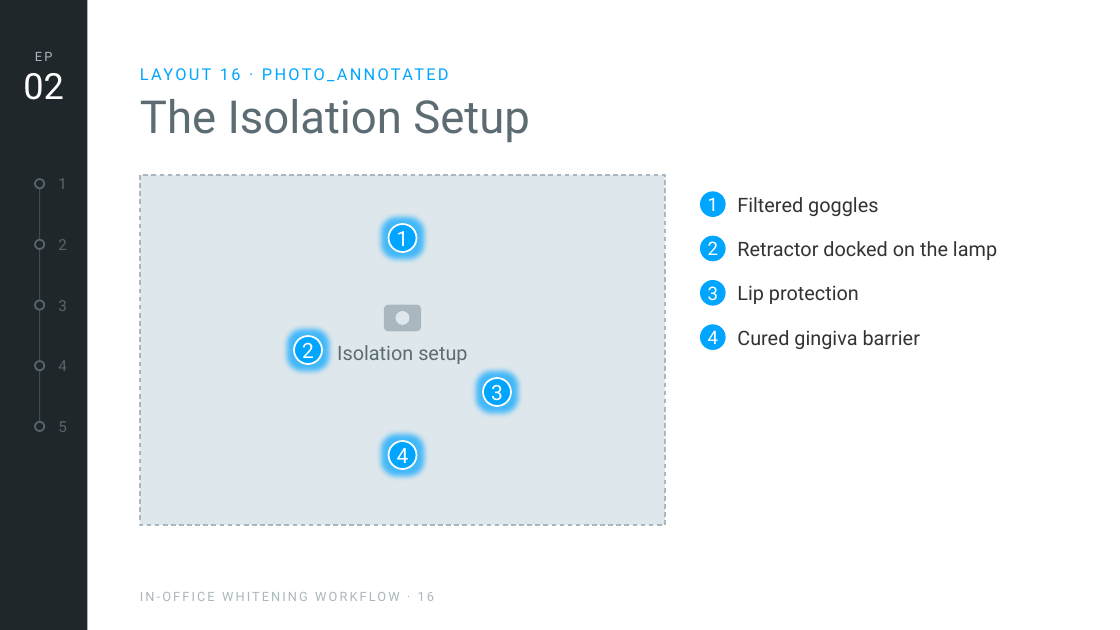
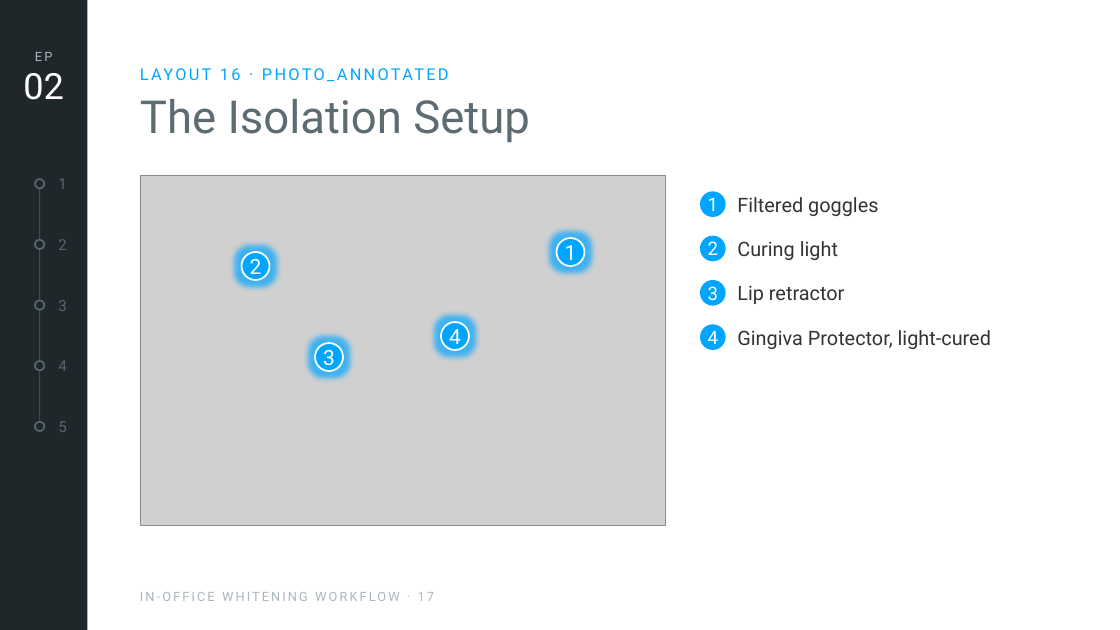
Before and after one commit to grafitecture/flaeshcampus, a slide deck: slide 17 of skill/flaesh-campus/assets/template/flaesh-campus-template.pptx (slide 16 before the commit). Drawn at 1120x630 pixels with LibreOffice and Linux fonts; fonts in the diff are those of the drawing; grey boxes stand for pictures; background and template pictures are left out. Boxes give left, top, right and bottom in pixels: in the first picture for what was removed or moved away, otherwise in the second. Text is boxed around its words. In the diff, an @@ line names an element or a change of style, - is before the commit and + after.

```diff
--- a/skill/flaesh-campus/assets/template/flaesh-campus-template.pptx
+++ b/skill/flaesh-campus/assets/template/flaesh-campus-template.pptx
@@ rectangle removed at (140,175,665,525) @@
@@ picture added at (140,175,665,525) @@
@@ ellipse "1": place and size @@
-ellipse "1" at (388,224,416,252)
+ellipse "1" at (556,238,584,266)
@@ ellipse "2": place and size @@
-ellipse "2" at (294,336,322,364)
+ellipse "2" at (242,252,270,280)
@@ text at (737,241,838,260): text changed @@
-Retractor docked on the lamp
+Curing light
@@ text at (737,285,844,304): text changed @@
-Lip protection
+Lip retractor
@@ rounded rectangle removed at (384,304,421,331) @@
@@ ellipse removed at (396,311,410,325) @@
@@ ellipse "4": place and size @@
-ellipse "4" at (388,441,416,469)
+ellipse "4" at (441,322,469,350)
@@ ellipse "3": place and size @@
-ellipse "3" at (483,378,511,406)
+ellipse "3" at (315,343,343,371)
@@ text removed at (337,345,467,364) @@
-Isolation setup
@@ text at (737,330,991,349): text changed @@
-Cured gingiva barrier
+Gingiva Protector, light-cured
@@ text at (140,592,434,601): text changed @@
-IN-OFFICE WHITENING WORKFLOW · 16
+IN-OFFICE WHITENING WORKFLOW · 17
```
Also in this commit, not shown: 8 other slides changed, 2 slides added, 1 slide removed, 28 other files.
